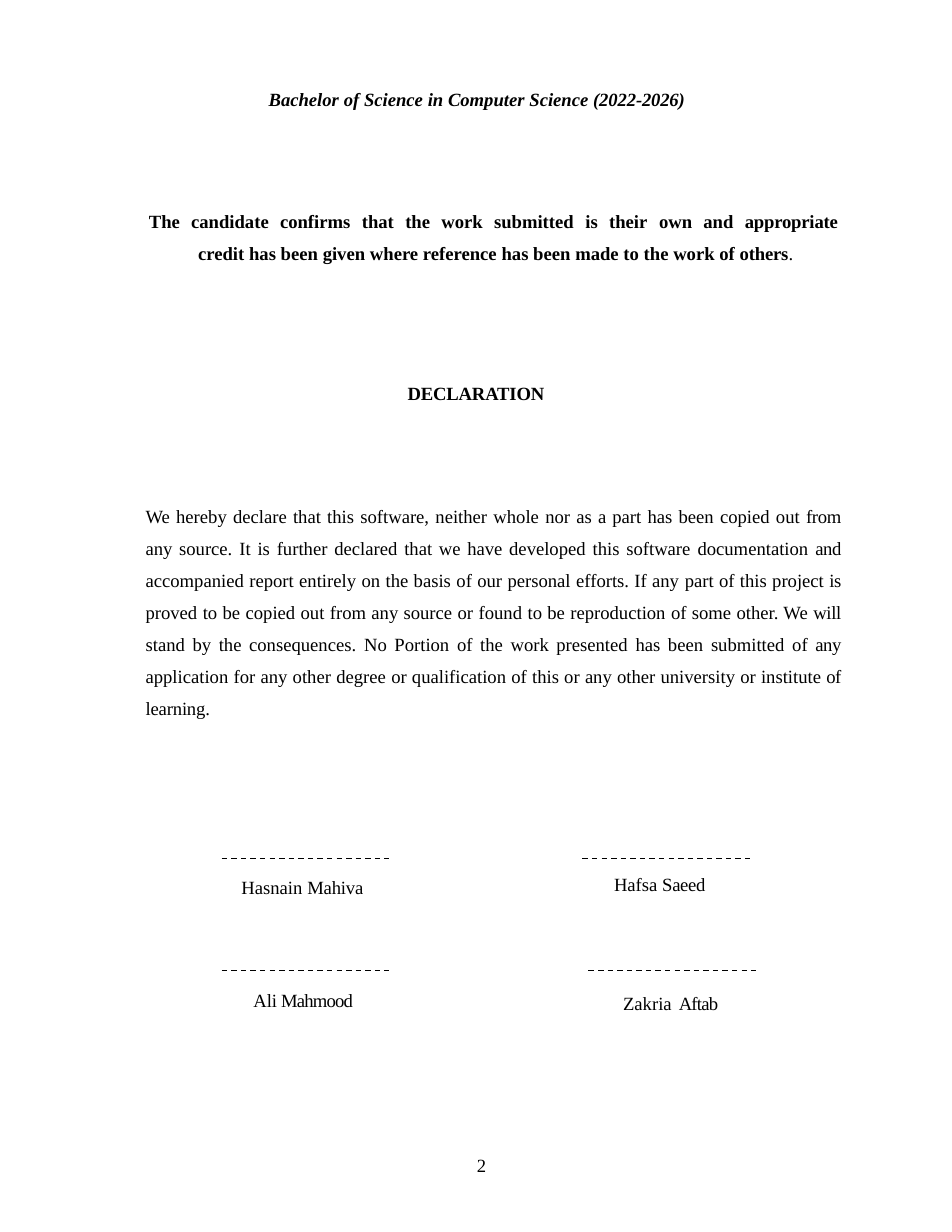
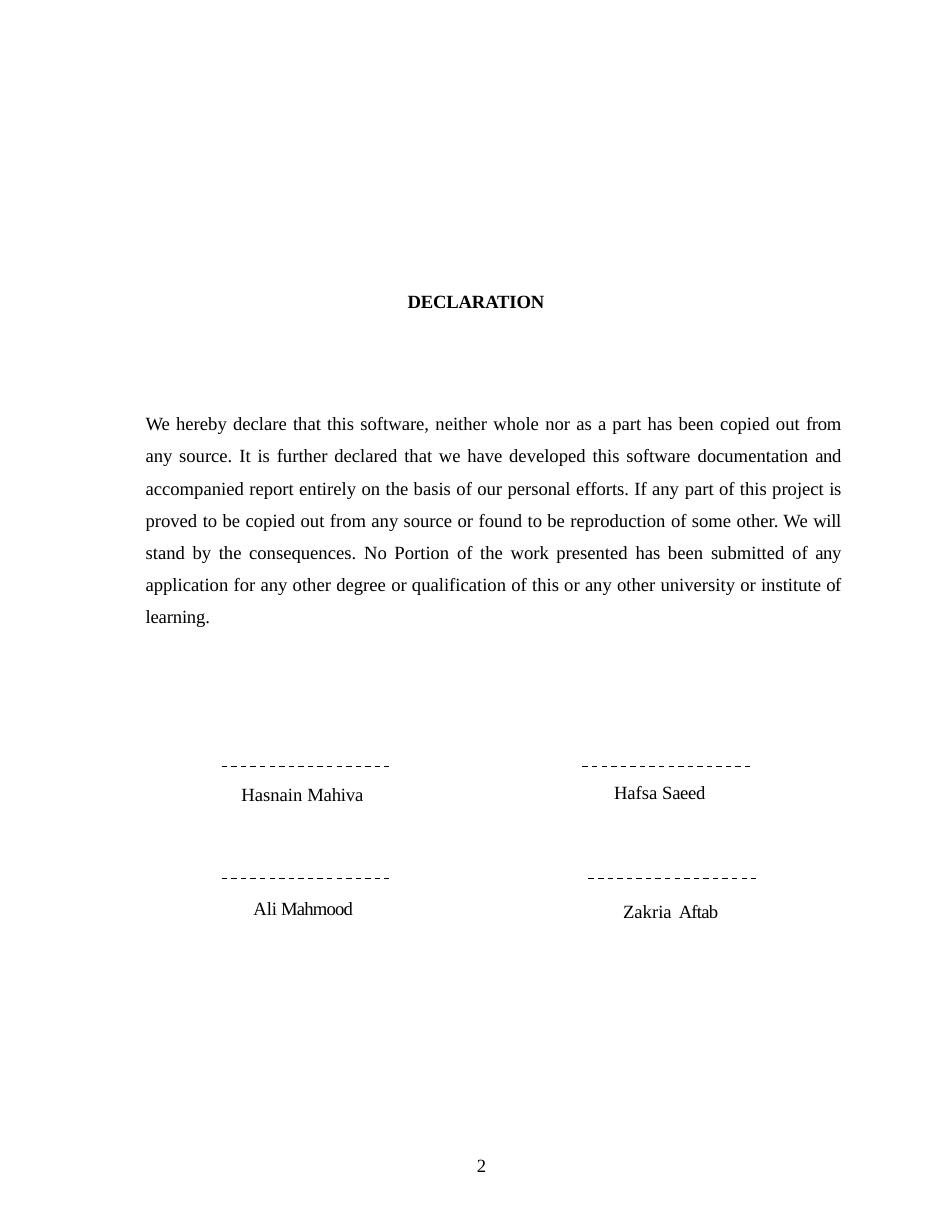
Before and after one commit to Hasnain-malikk/Auction-abode-frontend, a slide deck: slide 2 of Final Docu Auction.pptx. Drawn at 952x1232 pixels with LibreOffice and Linux fonts; fonts in the diff are those of the drawing. Boxes give left, top, right and bottom in pixels: in the first picture for what was removed or moved away, otherwise in the second. Text is boxed around its words. In the diff, an @@ line names an element or a change of style, - is before the commit and + after.

Commit message:
documentation updated

```diff
--- a/Final Docu Auction.pptx
+++ b/Final Docu Auction.pptx
@@ text removed at <box>269,93,685,110</box> @@
-Bachelor of Science in Computer Science (2022-2026)
@@ text removed at <box>149,215,838,264</box> @@
-The candidate confirms that the work submitted is their own and appropriate credit has been given where reference has been made to the work of others.
@@ 4 texts, 4 freeform shapes: place and size @@
-4 texts, 4 freeform shapes at <box>146,387,841,1011</box>
+4 texts, 4 freeform shapes at <box>146,295,841,919</box>
@@ text "Hasnain Mahiva": place and size @@
-text "Hasnain Mahiva" at <box>241,881,363,895</box>
+text "Hasnain Mahiva" at <box>241,788,363,802</box>
@@ text "Hafsa Saeed": place and size @@
-text "Hafsa Saeed" at <box>614,878,705,892</box>
+text "Hafsa Saeed" at <box>614,786,705,800</box>
```
Also in this commit, not shown: 1 other slide changed.
